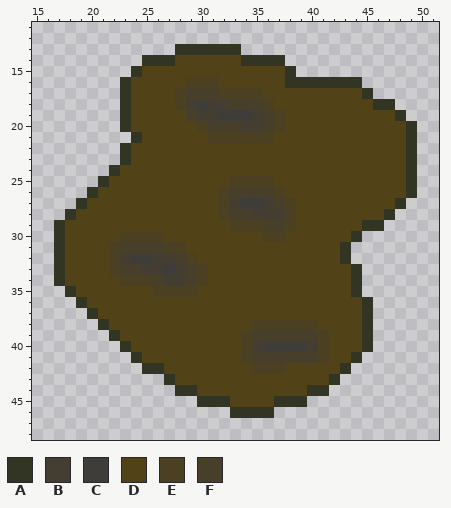
A pixel-art file gets an edit: Assets/Images/Aseprite Projects/DirtChunk.aseprite. This is how it looked before the edit.
64x64 pixels, 1 frame. Colours within 5 levels of each other are drawn and written as one. Shown: x 15..51, y 11..48.
Palette (. is transparent): A #323523  B #433e31  C #3f3d39  D #514217  E #4b4022  F #473f29
Pixels before, first column x 17:
13 ...........AAAAAA................
14 ........AAADDDDDDAAAA............
15 .......ADDDDDDDDDDDDDA...........
16 ......ADDDDDEEEDDDDDDAAAAAAA.....
17 ......ADDDDEFFFEEEEDDDDDDDDDA....
18 ......ADDDDEBCBBFFFEDDDDDDDDDAA..
19 ......ADDDDDFBBCCCBFEDDDDDDDDDDA.
20 ......ADDDDDDEFFFBBFEDDDDDDDDDDDA
21 .......ADDDDDDEEEEEEDDDDDDDDDDDDA
22 ......ADDDDDDDDDDDDDDDDDDDDDDDDDA
23 ......ADDDDDDDDDDDDDDDDDDDDDDDDDA
24 .....ADDDDDDDDDDDDDDDDDDDDDDDDDDA
25 ....ADDDDDDDDDDDEEEEDDDDDDDDDDDDA
26 ...ADDDDDDDDDDDEFFFFEDDDDDDDDDDDA
27 ..ADDDDDDDDDDDDEBCCBFEDDDDDDDDDA.
28 .ADDDDDDDDDDDDDEFFBBBEDDDDDDDDA..
29 ADDDDDDDDDDDDDDDEEEFFEDDDDDDAA...
30 ADDDDDEEEEDDDDDDDDDEEDDDDDDA.....
31 ADDDDEFFFFEEDDDDDDDDDDDDDDA......
32 ADDDDEBCCBBFEDDDDDDDDDDDDDA......
33 ADDDDEFFBBCBFEDDDDDDDDDDDDDA.....
34 ADDDDDEEEFBBFEDDDDDDDDDDDDDA.....
35 .ADDDDDDDEEEEDDDDDDDDDDDDDDA.....
36 ..ADDDDDDDDDDDDDDDDDDDDDDDDDA....
37 ...ADDDDDDDDDDDDDDDDDDDDDDDDA....
38 ....ADDDDDDDDDDDDDEEEEEEDDDDA....
39 .....ADDDDDDDDDDDEFFFFFFEDDDA....
40 ......ADDDDDDDDDDEBCCCCBEDDDA....
41 .......ADDDDDDDDDEFFFFFFEDDA.....
42 ........AADDDDDDDDEEEDDDDDA......
43 ..........ADDDDDDDDDDDDDDA.......
44 ...........AADDDDDDDDDDAA........
45 .............AAADDDDAAA..........
46 ................AAAA.............
After the commit:
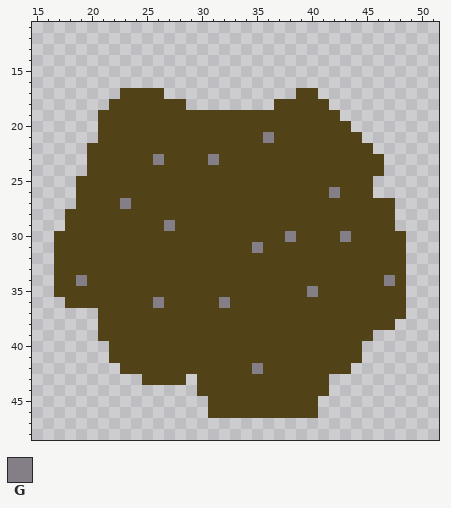
Colours new in this view: G #847e87
Edits made:
Changed rows in their new state; - is an unchanged pixel.
first column x 17:
13 -----------......----------------
14 --------.............------------
15 -------...............-----------
16 ------......................-----
17 ------D---............--.....----
18 -----DD----D........-----......--
19 ----DDD-----DDDDDDDDD-----......-
20 ----DDD------DDDDDDDD------......
21 ----DDDD------DDDDDG--------.....
22 ---DDDD----------------------....
23 ---DDDD--G----G---------------...
24 ---DDD------------------------...
25 --DDD-----------DDDD---------....
26 --DD-----------DDDDDD----G---....
27 --D---G--------DDDDDDD---------.-
28 -D-------------DDDDDDD--------D--
29 .---------G-----DDDDDD------DDD--
30 D-----DDDD---------DDG----GDDDDD-
31 D----DDDDDDD------G-------DDDDDD-
32 D----DDDDDDDD-------------DDDDDD-
33 D----DDDDDDDDD-------------DDDDD-
34 D-G---DDDDDDDD-------------DDDGD-
35 DD-------DDDD----------G---DDDDD-
36 -DD------G-----G------------DDDD-
37 ---.------------------------DDDD-
38 ----D-------------DDDDDD----DDD--
39 ----DD-----------DDDDDDDD---D----
40 -----DD----------DDDDDDDD---.----
41 -----DDD---------DDDDDDDD--D-----
42 ------DDDD--------GDD-----D------
43 --------DDD-.------------.-------
44 -----------..----------DD--------
45 -------------.DD----DDDD---------
46 --------------DDDDDDDDDD---------
Pixel boxes of the changes (left, top, right, bottom) in both pictures:
changed: (54, 44, 417, 418)
